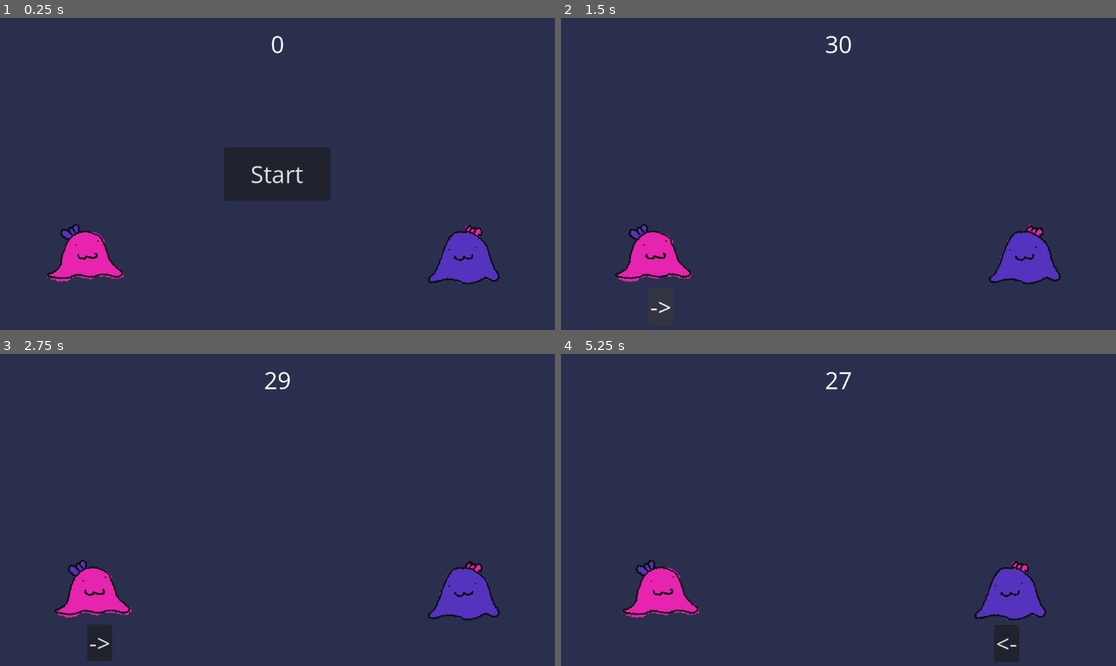
Above: before the commit, frames 1-4 (two rows, left to right).
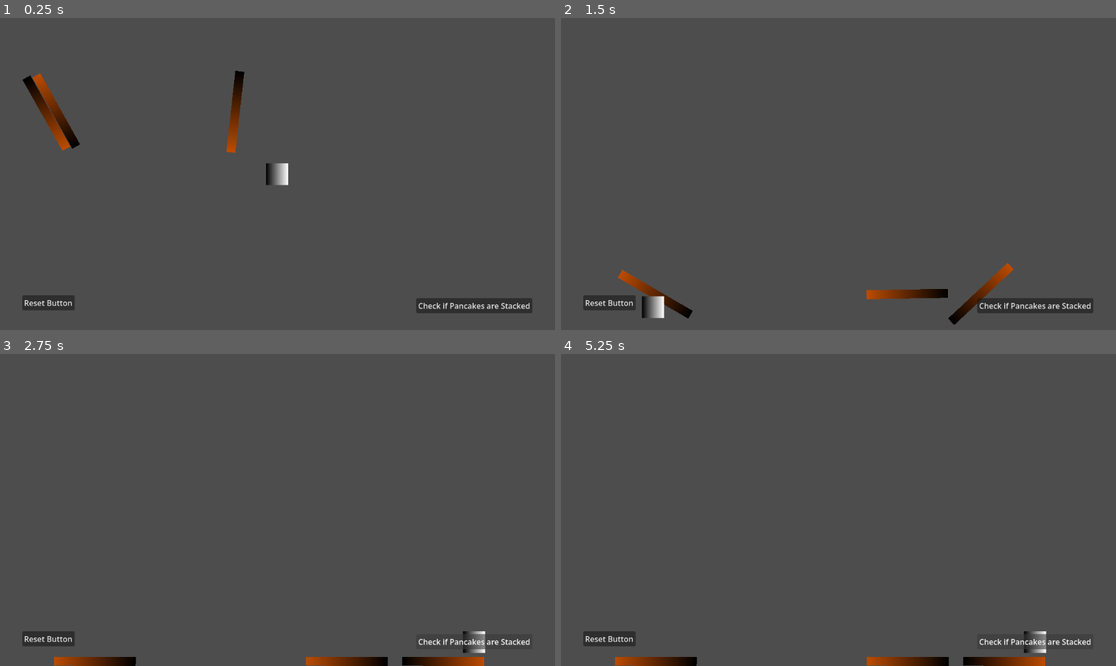
Above: after the commit, the same moments.

Repository: AudaciousGabe/twenty-four-games-twenty-four-hours
Game: Godot game, scene res://games/3_pancakes/three_pancakes.tscn
Same seed, same stepped clock (60 frames per second), same inputs: the game is played once before the commit and once after it. Before the commit the project starts from res://games/2_slimes/two_slimes.tscn.
Inputs (mouse positions are in pixels of both pictures, inside the frame that each line leads up to):
- Up to frame 1 (0.25 s): no input
- Up to frame 2 (1.5 s): click "Start" (after the commit: "Reset Button") at 0.5 s; click (655, 308) at 1.25 s, where only the run before the commit has a clickable "->"
- Up to frame 3 (2.75 s): click (471, 641) at 2 s, where only the run after the commit has a clickable "Check if Pancakes are Stacked"
- Up to frame 4 (5.25 s): click (660, 644) at 2.75 s, where only the run before the commit has a clickable "->"; click (1021, 644) at 3.5 s, where only the run before the commit has a clickable "<-"; click (1016, 644) at 4.25 s, where only the run before the commit has a clickable "<-"; click (1032, 641) at 5 s, where only the run after the commit has a clickable "Check if Pancakes are Stacked"

The runs differ from the first frame. In frame 1, 100% of the frame differs, in the area x 0-100%, y 0-100%; in frame 2, 100%; in frame 3, 99%; in frame 4, 99%.

Commit message:
bones pancake done

Diff:
--- a/games/2_slimes/two_slimes.gd
+++ b/games/2_slimes/two_slimes.gd
@@ -1,7 +1,7 @@
 extends Control
 
 
-@export var time_to_win: float = 31.0
+@export var time_to_win: float = 21.0
 @export var move_distance: float = 15.0
 
 @export var left_slime_margin_container: MarginContainer
@@ -12,6 +12,7 @@
 @export var right_slime_button: Button
 @export var blanket_control: Control
 @export var start_button: Button
+@export var you_win_rich_text_label: RichTextLabel
 
 
 var original_left_slime_position: Vector2
@@ -46,6 +47,7 @@
 func win() -> void:
 	timer.stop()
 	timer_label.hide()
+	you_win_rich_text_label.show()
 	print("You Win!")
 
 
--- a/games/2_slimes/two_slimes.tscn
+++ b/games/2_slimes/two_slimes.tscn
@@ -12,6 +12,9 @@
 [ext_resource type="Texture2D" uid="uid://d37xaxnli47f2" path="res://games/2_slimes/assets/blanket-export2.png" id="7_rs7ct"]
 [ext_resource type="Texture2D" uid="uid://ch4h2t4o5tgoj" path="res://games/2_slimes/assets/blanket-export3.png" id="8_gudgh"]
 [ext_resource type="Texture2D" uid="uid://bomo0njy4ts36" path="res://games/2_slimes/assets/slimey-export3.png" id="8_rs7ct"]
+[ext_resource type="Texture2D" uid="uid://bitl7reswni3b" path="res://games/2_slimes/assets/two-export1.png" id="13_gudgh"]
+[ext_resource type="Texture2D" uid="uid://b0nldv2t6u7hh" path="res://games/2_slimes/assets/two-export2.png" id="14_xnlg7"]
+[ext_resource type="Texture2D" uid="uid://cm3lqy3ns4pdq" path="res://games/2_slimes/assets/two-export3.png" id="15_oqyri"]
 
 [sub_resource type="AnimatedTexture" id="AnimatedTexture_xnlg7"]
 frames = 3
@@ -42,7 +45,15 @@
 frame_2/texture = ExtResource("8_gudgh")
 frame_2/duration = 1.0
 
-[node name="TwoSlimes" type="Control" unique_id=1937447497 node_paths=PackedStringArray("left_slime_margin_container", "right_slime_margin_container", "timer", "timer_label", "left_slime_button", "right_slime_button", "blanket_control", "start_button")]
+[sub_resource type="AnimatedTexture" id="AnimatedTexture_g13c8"]
+frames = 3
+frame_0/texture = ExtResource("13_gudgh")
+frame_1/texture = ExtResource("14_xnlg7")
+frame_1/duration = 1.0
+frame_2/texture = ExtResource("15_oqyri")
+frame_2/duration = 1.0
+
+[node name="TwoSlimes" type="Control" unique_id=1937447497 node_paths=PackedStringArray("left_slime_margin_container", "right_slime_margin_container", "timer", "timer_label", "left_slime_button", "right_slime_button", "blanket_control", "start_button", "you_win_rich_text_label")]
 layout_mode = 3
 anchors_preset = 15
 anchor_right = 1.0
@@ -54,11 +65,12 @@
 left_slime_margin_container = NodePath("LeftSlimeMarginContainer")
 right_slime_margin_container = NodePath("RightSlimeMarginContainer")
 timer = NodePath("Timer")
-timer_label = NodePath("MarginContainer/VBoxContainer/TimerLabel")
+timer_label = NodePath("TimerLabel")
 left_slime_button = NodePath("LeftSlimeMarginContainer/VBoxContainer/LeftSlimeButton")
 right_slime_button = NodePath("RightSlimeMarginContainer/VBoxContainer/RightSlimeButton")
 blanket_control = NodePath("LeftSlimeMarginContainer/BlanketControl")
 start_button = NodePath("StartButton")
+you_win_rich_text_label = NodePath("YouWinRichTextLabel")
 
 [node name="BackgroundColorRect" type="ColorRect" parent="." unique_id=304724475]
 layout_mode = 1
@@ -69,7 +81,18 @@
 grow_vertical = 2
 color = Color(0.16470589, 0.18431373, 0.30588236, 1)
 
+[node name="TimerLabel" type="Label" parent="." unique_id=1142181263]
+layout_mode = 0
+offset_left = 635.0
+offset_top = 68.0
+offset_right = 980.0
+offset_bottom = 391.0
+theme_override_font_sizes/font_size = 236
+text = "12"
+horizontal_alignment = 1
+
 [node name="MarginContainer" type="MarginContainer" parent="." unique_id=670111093]
+visible = false
 layout_mode = 1
 anchors_preset = 15
 anchor_right = 1.0
@@ -83,10 +106,6 @@
 
 [node name="VBoxContainer" type="VBoxContainer" parent="MarginContainer" unique_id=868663190]
 layout_mode = 2
-
-[node name="TimerLabel" type="Label" parent="MarginContainer/VBoxContainer" unique_id=1142181263]
-layout_mode = 2
-horizontal_alignment = 1
 
 [node name="RightSlimeMarginContainer" type="MarginContainer" parent="." unique_id=445823064]
 layout_mode = 0
@@ -181,13 +200,62 @@
 anchor_top = 0.5
 anchor_right = 0.5
 anchor_bottom = 0.5
-offset_left = -58.5
-offset_top = -38.0
-offset_right = 58.5
-offset_bottom = 38.0
+offset_left = 119.0
+offset_top = -128.0
+offset_right = 340.125
+offset_bottom = -17.660004
 grow_horizontal = 2
 grow_vertical = 2
 text = "Start"
+
+[node name="YouWinRichTextLabel" type="RichTextLabel" parent="." unique_id=339346564]
+visible = false
+custom_minimum_size = Vector2(595.23, 169.61)
+layout_mode = 1
+anchors_preset = 8
+anchor_left = 0.5
+anchor_top = 0.5
+anchor_right = 0.5
+anchor_bottom = 0.5
+offset_left = -60.0
+offset_top = -159.0
+offset_right = 535.23
+offset_bottom = 10.609985
+grow_horizontal = 2
+grow_vertical = 2
+theme_override_font_sizes/normal_font_size = 90
+bbcode_enabled = true
+text = "[wave][rainbow]YOU WIN!!"
+horizontal_alignment = 1
+vertical_alignment = 1
+
+[node name="CuddleRichTextLabel" type="RichTextLabel" parent="." unique_id=993267634]
+custom_minimum_size = Vector2(595.23, 169.61)
+layout_mode = 1
+anchors_preset = 8
+anchor_left = 0.5
+anchor_top = 0.5
+anchor_right = 0.5
+anchor_bottom = 0.5
+offset_left = -613.0
+offset_top = -46.0
+offset_right = -17.77002
+offset_bottom = 123.609985
+grow_horizontal = 2
+grow_vertical = 2
+theme_override_font_sizes/normal_font_size = 31
+bbcode_enabled = true
+text = "[wave]Have them cuddle!!"
+horizontal_alignment = 1
+vertical_alignment = 1
+
+[node name="TwoTextureRect" type="TextureRect" parent="." unique_id=1960520673]
+layout_mode = 0
+offset_left = 73.0
+offset_top = 86.0
+offset_right = 428.0
+offset_bottom = 347.0
+texture = SubResource("AnimatedTexture_g13c8")
 
 [connection signal="pressed" from="RightSlimeMarginContainer/VBoxContainer/RightSlimeButton" to="." method="_on_right_slime_button_pressed"]
 [connection signal="area_entered" from="RightSlimeMarginContainer/Area2D" to="." method="_on_area_2d_area_entered"]
--- /dev/null
+++ b/games/3_pancakes/pancake_rigid_body_2d.tscn
@@ -0,0 +1,20 @@
+[gd_scene format=3 uid="uid://cuse2x71wq7jl"]
+
+[sub_resource type="CapsuleShape2D" id="CapsuleShape2D_d36eb"]
+height = 176.0
+
+[sub_resource type="Gradient" id="Gradient_oyj82"]
+colors = PackedColorArray(0, 0, 0, 1, 0.7338774, 0.2962267, 6.863445e-05, 1)
+
+[sub_resource type="GradientTexture2D" id="GradientTexture2D_gy2lo"]
+gradient = SubResource("Gradient_oyj82")
+
+[node name="PancakeRigidBody2D" type="RigidBody2D" unique_id=1446616087]
+
+[node name="CollisionShape2D" type="CollisionShape2D" parent="." unique_id=850610185]
+rotation = -1.5736566
+shape = SubResource("CapsuleShape2D_d36eb")
+
+[node name="Sprite2D" type="Sprite2D" parent="." unique_id=440770745]
+scale = Vector2(2.6451693, 0.29134783)
+texture = SubResource("GradientTexture2D_gy2lo")
--- /dev/null
+++ b/games/3_pancakes/three_pancakes.gd
@@ -0,0 +1,77 @@
+extends Node
+
+
+@export var position_x_delta: float = 5.0
+@export var amount_pancakes_to_spawn: int = 3
+
+@export var cursor_collision_animatable_body_2d: AnimatableBody2D
+@export var pancake_rigid_body_2d: PackedScene
+@export var pancakes_container_node_2d: Node2D
+@export var spawn_path_2d: Path2D
+@export var spawn_path_follow_2d: PathFollow2D
+@export var pancake_rigid_body_2d_scene: PackedScene
+
+
+# Called when the node enters the scene tree for the first time.
+func _ready() -> void:
+	start()
+
+
+func _process(delta: float) -> void:
+	cursor_collision_animatable_body_2d.position = cursor_collision_animatable_body_2d.get_global_mouse_position()
+
+
+func start() -> void:
+	if not pancakes_container_node_2d.get_child_count() == 0:
+		for pancake: Node2D in pancakes_container_node_2d.get_children():
+			pancake.queue_free()
+
+	spawn_multiple_pancakes(amount_pancakes_to_spawn)
+
+
+func spawn_multiple_pancakes(amount: int) -> void:
+	for i: int in amount:
+		spawn_pancake()
+
+
+func spawn_pancake() -> void:
+	spawn_path_follow_2d.progress_ratio = randf()
+
+	var pancake: RigidBody2D = pancake_rigid_body_2d_scene.instantiate()
+
+	pancake.position = spawn_path_follow_2d.position + spawn_path_2d.position
+	pancake.rotation_degrees = randf_range(0, 360)
+	pancakes_container_node_2d.add_child(pancake)
+
+
+func check_if_pancakes_are_stacked() -> bool:
+	if pancakes_container_node_2d.get_child_count() == 0:
+		return false
+
+	var pancake_x_positions: Array[float]
+	var min_x_position: float
+	var max_x_position: float
+
+	for pancake: RigidBody2D in pancakes_container_node_2d.get_children():
+		pancake_x_positions.append(pancake.position.x)
+
+	min_x_position = min(pancake_x_positions[0], pancake_x_positions[1], pancake_x_positions[2])
+	max_x_position = max(pancake_x_positions[0], pancake_x_positions[1], pancake_x_positions[2])
+
+	if max_x_position - min_x_position <= position_x_delta:
+		return true
+
+	return false
+
+
+func win() -> void:
+	print("You Win!")
+
+
+func _on_start_button_pressed() -> void:
+	start()
+
+
+func _on_check_if_pancakes_are_stacked_button_pressed() -> void:
+	if check_if_pancakes_are_stacked():
+		win()
--- /dev/null
+++ b/games/3_pancakes/three_pancakes.tscn
@@ -0,0 +1,107 @@
+[gd_scene format=3 uid="uid://b725wc7pym73k"]
+
+[ext_resource type="Script" uid="uid://cu4exjbaiuc8g" path="res://games/3_pancakes/three_pancakes.gd" id="1_nrmqq"]
+[ext_resource type="PackedScene" uid="uid://cuse2x71wq7jl" path="res://games/3_pancakes/pancake_rigid_body_2d.tscn" id="2_h28ff"]
+
+[sub_resource type="Gradient" id="Gradient_nrmqq"]
+
+[sub_resource type="GradientTexture2D" id="GradientTexture2D_h28ff"]
+gradient = SubResource("Gradient_nrmqq")
+
+[sub_resource type="CircleShape2D" id="CircleShape2D_h28ff"]
+radius = 23.086792
+
+[sub_resource type="WorldBoundaryShape2D" id="WorldBoundaryShape2D_nrmqq"]
+
+[sub_resource type="WorldBoundaryShape2D" id="WorldBoundaryShape2D_h28ff"]
+normal = Vector2(1, 0)
+
+[sub_resource type="WorldBoundaryShape2D" id="WorldBoundaryShape2D_bm484"]
+normal = Vector2(-1, 0)
+
+[sub_resource type="Curve2D" id="Curve2D_bm484"]
+_data = {
+"points": PackedVector2Array(0, 0, 0, 0, 76, 167, 0, 0, 0, 0, 1060, 166)
+}
+point_count = 2
+
+[node name="3_pancakes" type="Node" unique_id=486549961 node_paths=PackedStringArray("cursor_collision_animatable_body_2d", "pancakes_container_node_2d", "spawn_path_2d", "spawn_path_follow_2d")]
+script = ExtResource("1_nrmqq")
+cursor_collision_animatable_body_2d = NodePath("CanvasLayer/Node2D/CursorCollisionAnimatableBody2D")
+pancake_rigid_body_2d = ExtResource("2_h28ff")
+pancakes_container_node_2d = NodePath("CanvasLayer/Node2D/PancakesContainerNode2D")
+spawn_path_2d = NodePath("CanvasLayer/Node2D/SpawnPath2D")
+spawn_path_follow_2d = NodePath("CanvasLayer/Node2D/SpawnPath2D/SpawnPathFollow2D")
+pancake_rigid_body_2d_scene = ExtResource("2_h28ff")
+
+[node name="CanvasLayer" type="CanvasLayer" parent="." unique_id=2147046496]
+
+[node name="Node2D" type="Node2D" parent="CanvasLayer" unique_id=1085228252]
+
+[node name="PancakesContainerNode2D" type="Node2D" parent="CanvasLayer/Node2D" unique_id=623751273]
+
+[node name="CursorCollisionAnimatableBody2D" type="AnimatableBody2D" parent="CanvasLayer/Node2D" unique_id=236593408]
+
+[node name="Sprite2D" type="Sprite2D" parent="CanvasLayer/Node2D/CursorCollisionAnimatableBody2D" unique_id=229554797]
+position = Vector2(-1.0000007, 0.50000095)
+scale = Vector2(0.71875, 0.70312506)
+texture = SubResource("GradientTexture2D_h28ff")
+
+[node name="CollisionShape2D" type="CollisionShape2D" parent="CanvasLayer/Node2D/CursorCollisionAnimatableBody2D" unique_id=1336088109]
+shape = SubResource("CircleShape2D_h28ff")
+
+[node name="WorldCollisionsNode2D" type="Node2D" parent="CanvasLayer/Node2D" unique_id=718471493]
+
+[node name="BottomStaticBody2D" type="StaticBody2D" parent="CanvasLayer/Node2D/WorldCollisionsNode2D" unique_id=2146890315]
+
+[node name="CollisionShape2D" type="CollisionShape2D" parent="CanvasLayer/Node2D/WorldCollisionsNode2D/BottomStaticBody2D" unique_id=2004854545]
+position = Vector2(0, 648)
+shape = SubResource("WorldBoundaryShape2D_nrmqq")
+
+[node name="LeftStaticBody2D2" type="StaticBody2D" parent="CanvasLayer/Node2D/WorldCollisionsNode2D" unique_id=1582885752]
+
+[node name="CollisionShape2D" type="CollisionShape2D" parent="CanvasLayer/Node2D/WorldCollisionsNode2D/LeftStaticBody2D2" unique_id=1025162869]
+position = Vector2(0, 648)
+shape = SubResource("WorldBoundaryShape2D_h28ff")
+
+[node name="RightStaticBody2D3" type="StaticBody2D" parent="CanvasLayer/Node2D/WorldCollisionsNode2D" unique_id=1676335887]
+
+[node name="CollisionShape2D" type="CollisionShape2D" parent="CanvasLayer/Node2D/WorldCollisionsNode2D/RightStaticBody2D3" unique_id=1318196265]
+position = Vector2(1152, 648)
+shape = SubResource("WorldBoundaryShape2D_bm484")
+
+[node name="SpawnPath2D" type="Path2D" parent="CanvasLayer/Node2D" unique_id=731663763]
+curve = SubResource("Curve2D_bm484")
+
+[node name="SpawnPathFollow2D" type="PathFollow2D" parent="CanvasLayer/Node2D/SpawnPath2D" unique_id=1059692456]
+position = Vector2(76, 167)
+rotation = -0.0010162598
+
+[node name="CanvasLayer2" type="CanvasLayer" parent="." unique_id=1909119236]
+
+[node name="Control" type="Control" parent="CanvasLayer2" unique_id=774431175]
+layout_mode = 3
+anchors_preset = 15
+anchor_right = 1.0
+anchor_bottom = 1.0
+grow_horizontal = 2
+grow_vertical = 2
+
+[node name="StartButton" type="Button" parent="CanvasLayer2/Control" unique_id=963620573]
+layout_mode = 0
+offset_left = 46.0
+offset_top = 576.0
+offset_right = 155.0
+offset_bottom = 607.0
+text = "Reset Button"
+
+[node name="CheckIfPancakesAreStackedButton" type="Button" parent="CanvasLayer2/Control" unique_id=880926315]
+layout_mode = 0
+offset_left = 864.0
+offset_top = 582.0
+offset_right = 1105.0
+offset_bottom = 613.0
+text = "Check if Pancakes are Stacked"
+
+[connection signal="pressed" from="CanvasLayer2/Control/StartButton" to="." method="_on_start_button_pressed"]
+[connection signal="pressed" from="CanvasLayer2/Control/CheckIfPancakesAreStackedButton" to="." method="_on_check_if_pancakes_are_stacked_button_pressed"]
--- a/project.godot
+++ b/project.godot
@@ -11,7 +11,7 @@
 [application]
 
 config/name="twenty_four_games_twenty_four_hours"
-run/main_scene="uid://cll6pwn6m5vk7"
+run/main_scene="uid://b725wc7pym73k"
 config/features=PackedStringArray("4.6", "Mobile")
 
 [debug]
Not shown, added: games/2_slimes/assets/arrow-fat-right-thin (1).svg.import
Not shown, added: games/2_slimes/assets/two-export1.png.import
Not shown, added: games/2_slimes/assets/two-export2.png.import
Not shown, added: games/2_slimes/assets/two-export3.png.import
Not shown, added: games/3_pancakes/three_pancakes.gd.uid
